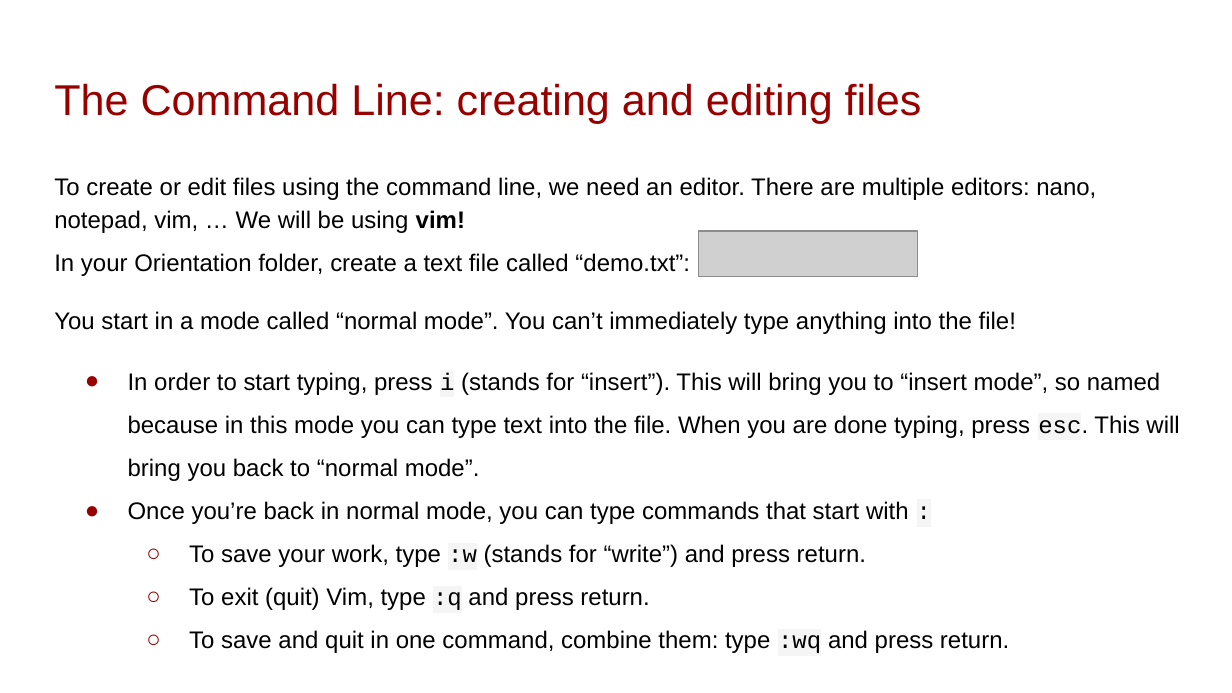
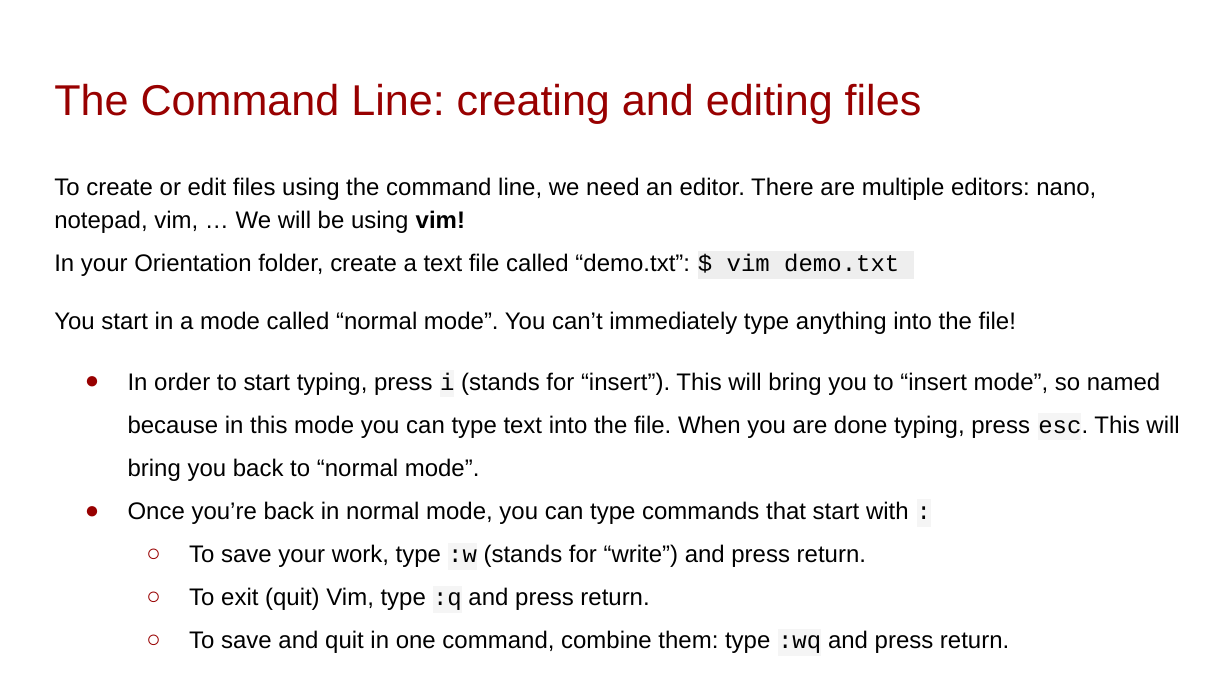
Before and after one commit to leobix/mban22_software_tools, a slide deck: slide 22 of Orientation/Session4_Git/VersionControl.pptx. Drawn at 1232x693 pixels with LibreOffice and Linux fonts; fonts in the diff are those of the drawing; grey boxes stand for pictures. Boxes give left, top, right and bottom in pixels: in the first picture for what was removed or moved away, otherwise in the second. Text is boxed around its words. In the diff, an @@ line names an element or a change of style, - is before the commit and + after.

Commit message:
Fix figures

```diff
--- a/Orientation/Session4_Git/VersionControl.pptx
+++ b/Orientation/Session4_Git/VersionControl.pptx
@@ picture removed at <box>699,230,918,276</box> @@
@@ text at <box>54,253,899,276</box>: text changed @@
-In your Orientation folder, create a text file called “demo.txt”:
+In your Orientation folder, create a text file called “demo.txt”: $ vim demo.txt
```
Also in this commit, not shown: 10 other slides changed.
